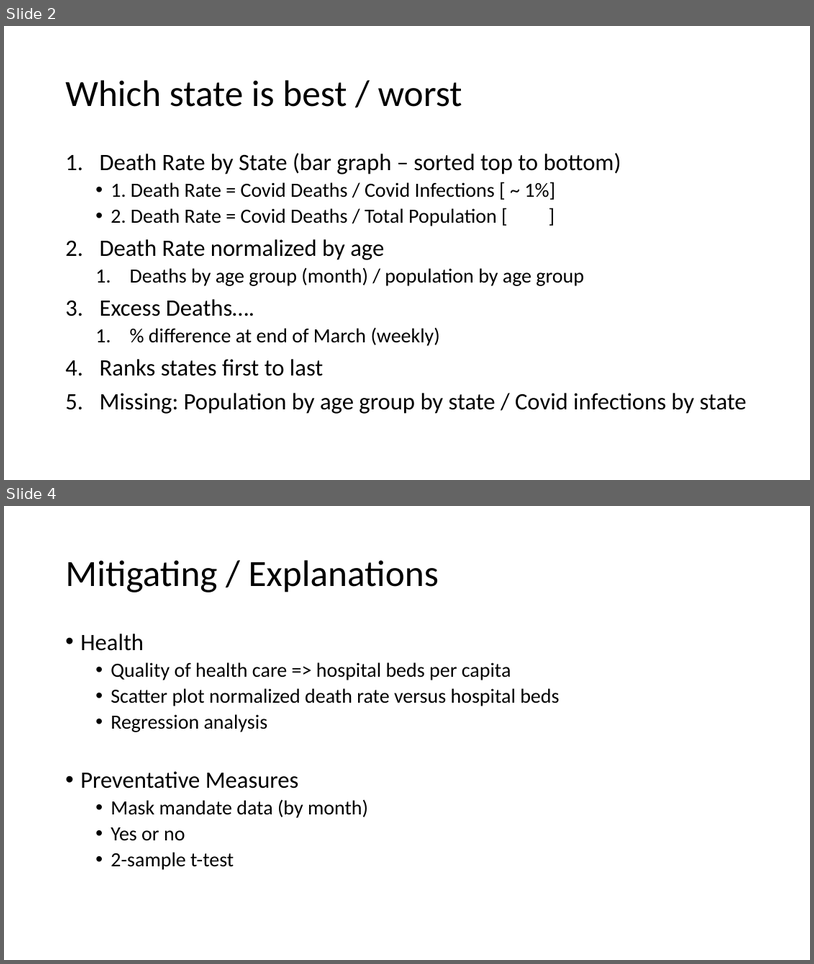
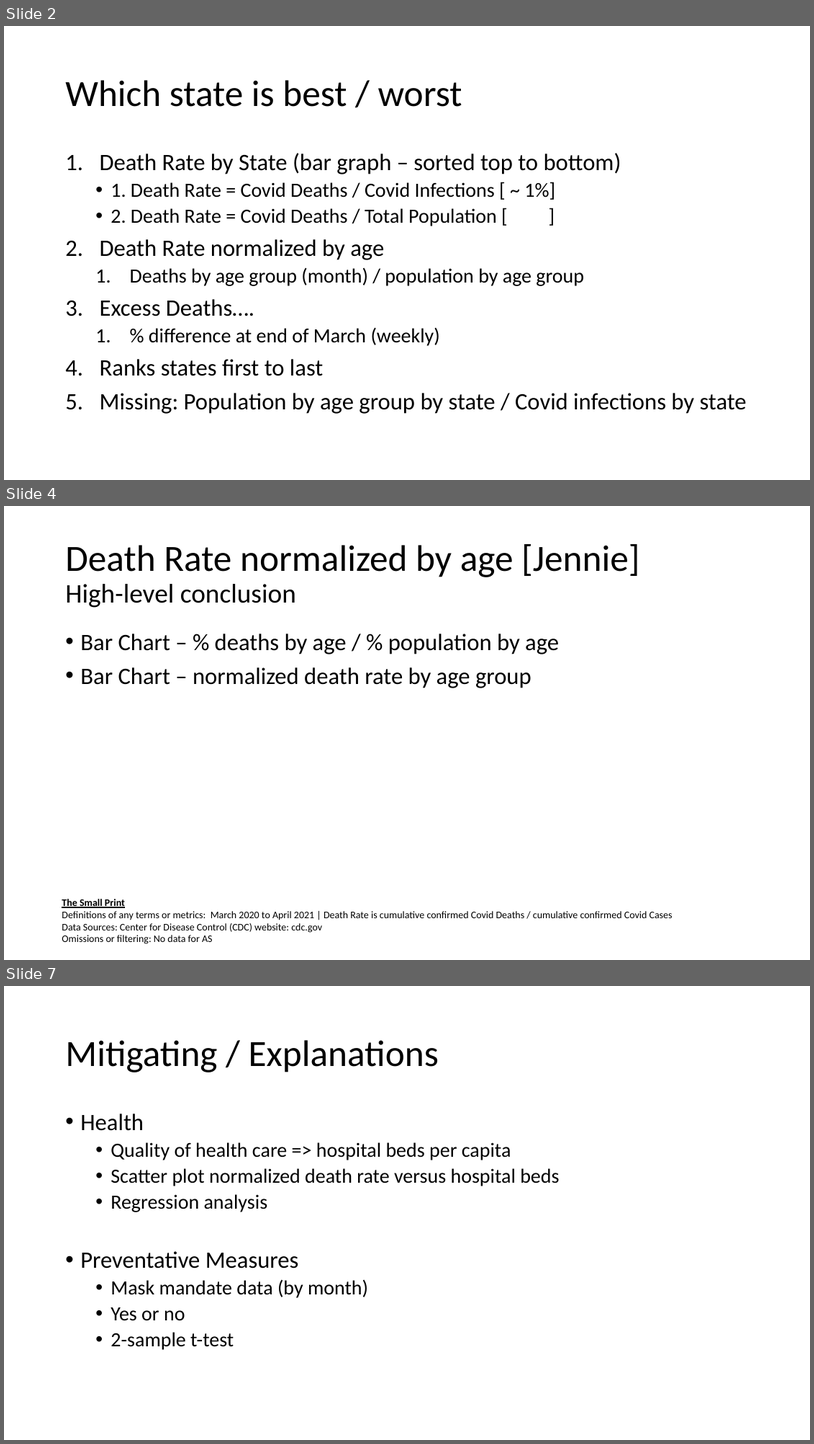
Before and after one commit to jenniecinelli/project_one, a slide deck: Folder0/Presentation1.pptx. Shown one above the other, each under a label of ours: slides 2 and 4 before the commit, slides 2, 4 and 7 after it; the slides between them are not shown. The pictures are 814x964 and 814x1444 pixels, drawn with LibreOffice and Linux fonts; fonts in the diff are those of the drawing. Boxes give left, top, right and bottom in pixels: in the first picture for what was removed or moved away, otherwise in the second. Text is boxed around its words. In the diff, an @@ line names an element or a change of style, - is before the commit and + after.

```diff
--- a/Folder0/Presentation1.pptx
+++ b/Folder0/Presentation1.pptx
@@ slide 4 added at (x1=4, y1=506, x2=810, y2=960), background #FFFFFF @@
@@ title added at (x1=65, y1=544, x2=640, y2=608), 44 pt, text #000000 @@
+Death Rate normalized by age [Jennie]
+High-level conclusion
@@ text added at (x1=80, y1=633, x2=559, y2=688), 28 pt, text #000000 @@
+• Bar Chart – % deaths by age / % population by age
+• Bar Chart – normalized death rate by age group
@@ text added at (x1=62, y1=898, x2=673, y2=944), 12 pt, text #000000 @@
+The Small Print
+Definitions of any terms or metrics: March 2020 to April 2021 | Death Rate is cumulative confirmed Covid Deaths / cumulative confirmed Covid Cases
+Data Sources: Center for Disease Control (CDC) website: cdc.gov
+Omissions or filtering: No data for AS
@@ what was slide 4 is now slide 7 @@
```
Also in this commit, not shown: 8 other slides added, 1 slide removed, 1 other file.
